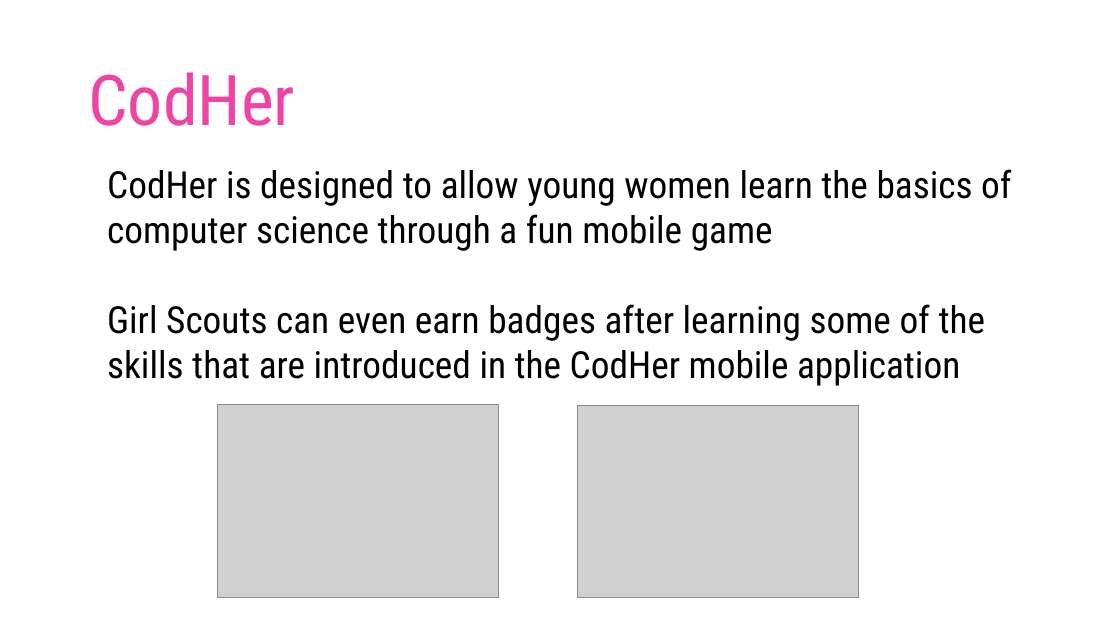
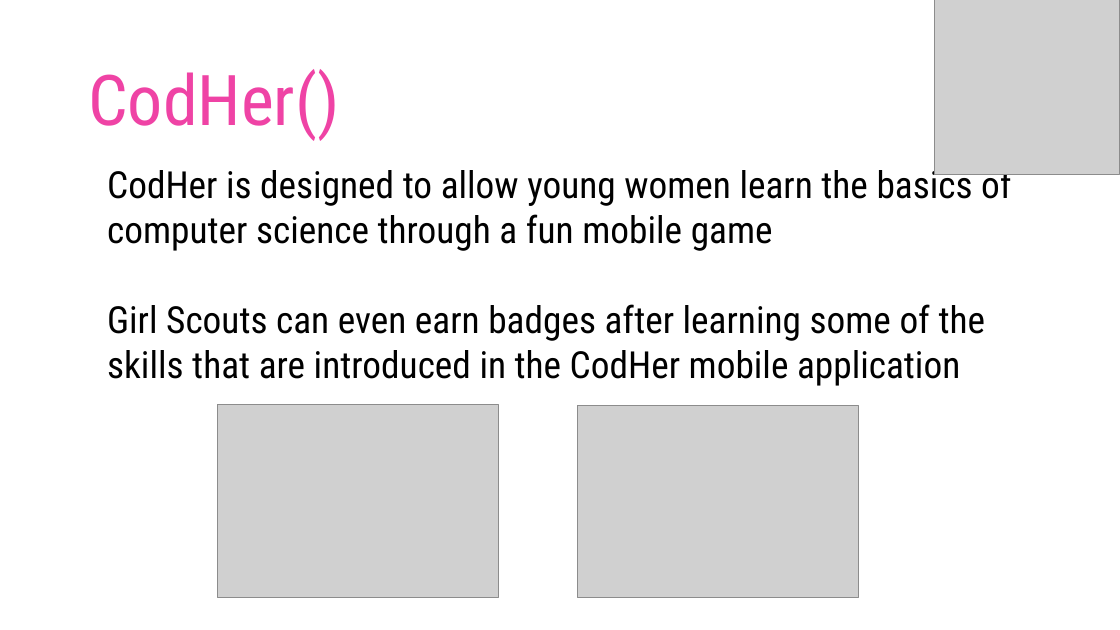
Before and after one commit to dashn98/SheInnovates19, a slide deck: slide 3 of SheInnovates19 Presentation.pptx. Drawn at 1120x630 pixels with LibreOffice and Linux fonts; fonts in the diff are those of the drawing; grey boxes stand for pictures; background and template pictures are left out. Boxes give left, top, right and bottom in pixels: in the first picture for what was removed or moved away, otherwise in the second. Text is boxed around its words. In the diff, an @@ line names an element or a change of style, - is before the commit and + after.

```diff
--- a/SheInnovates19 Presentation.pptx
+++ b/SheInnovates19 Presentation.pptx
@@ picture added at box(935, 0, 1120, 174) @@
@@ text at box(88, 69, 339, 141): text changed @@
-CodHer
+CodHer()
```
Also in this commit, not shown: 5 other slides changed.
